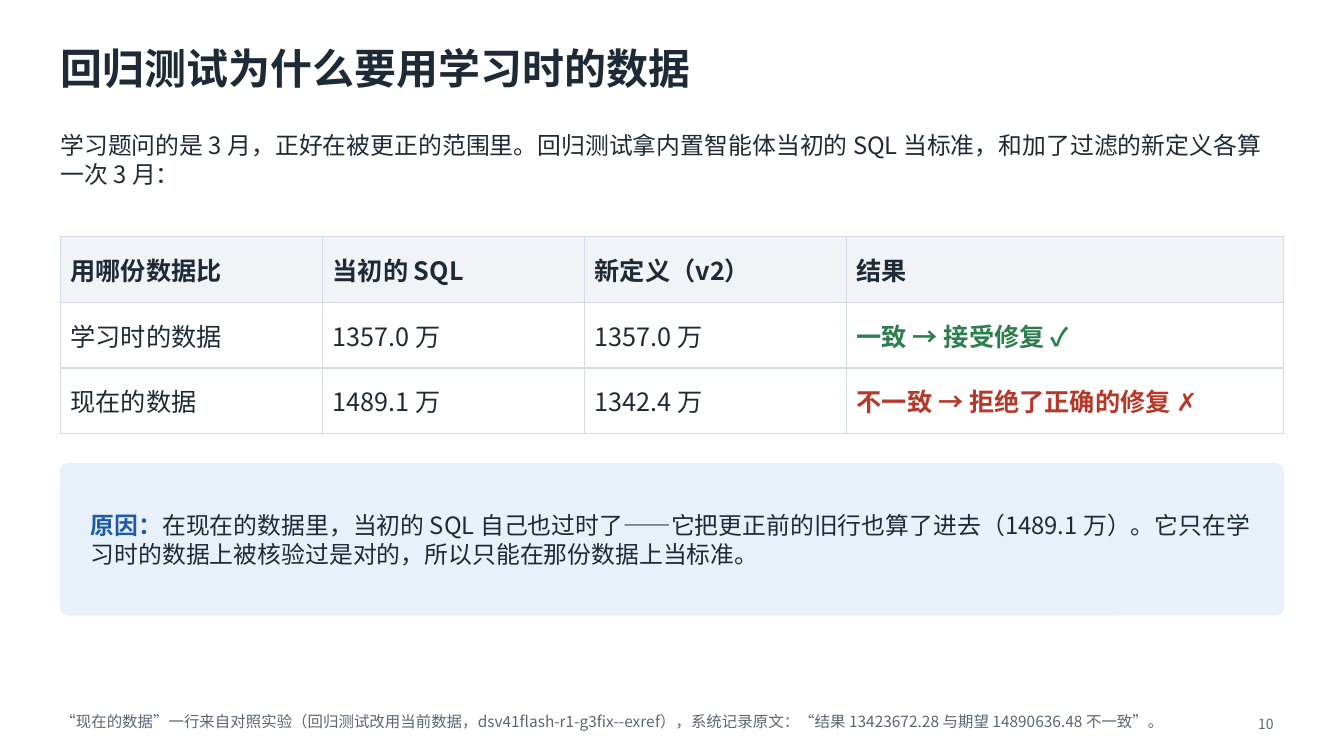
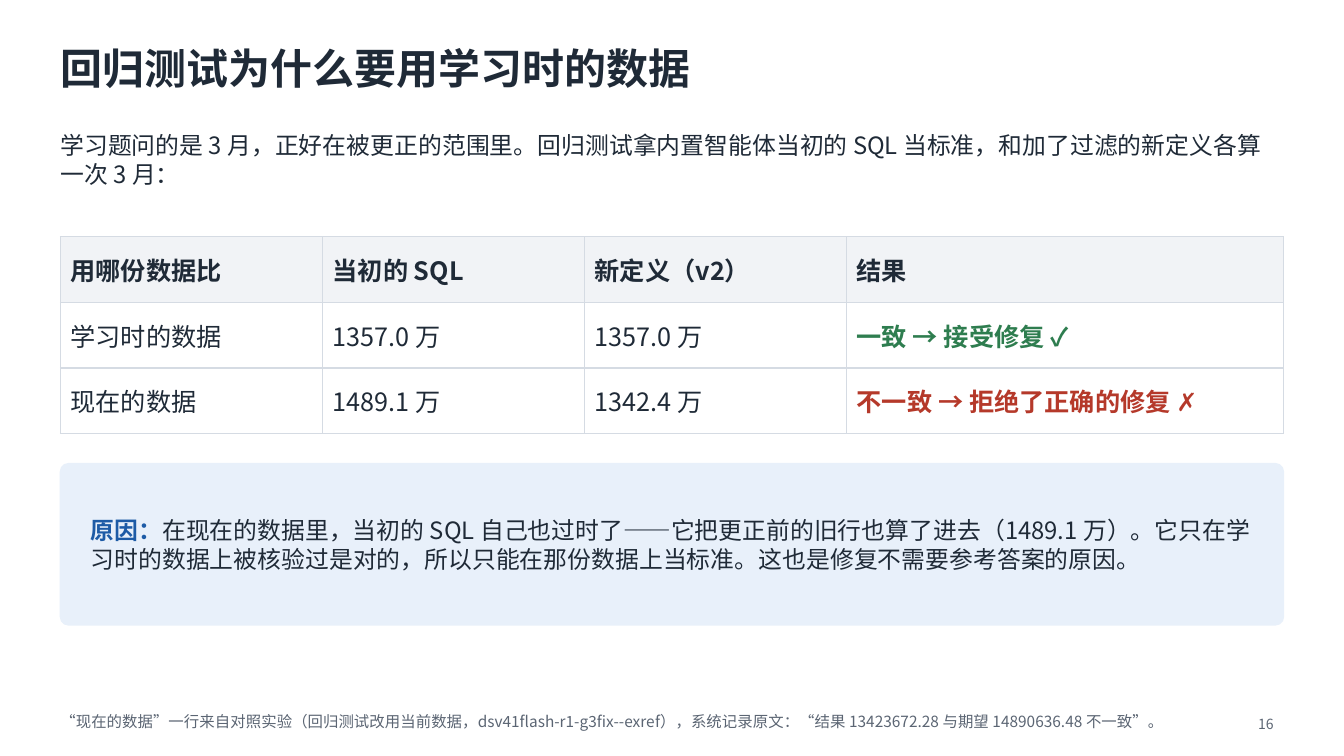
Before and after one commit to mmmttt000045/agent4db-adapter, a slide deck: slide 16 of docs/mavra-system.pptx (slide 10 before the commit). Drawn at 1344x756 pixels with LibreOffice and Linux fonts; fonts in the diff are those of the drawing. Boxes give left, top, right and bottom in pixels: in the first picture for what was removed or moved away, otherwise in the second. Text is boxed around its words. In the diff, an @@ line names an element or a change of style, - is before the commit and + after.

```diff
--- a/docs/mavra-system.pptx
+++ b/docs/mavra-system.pptx
@@ rounded rectangle resized from (x1=60, y1=464, x2=1284, y2=615) to (x1=60, y1=464, x2=1284, y2=625) @@
@@ rounded rectangle at (x1=60, y1=464, x2=1284, y2=625): proportions changed @@
@@ text at (x1=91, y1=518, x2=1250, y2=570): text changed @@
-原因：在现在的数据里，当初的 SQL 自己也过时了——它把更正前的旧行也算了进去（1489.1 万）。它只在学习时的数据上被核验过是对的，所以只能在那份数据上当标准。
+原因：在现在的数据里，当初的 SQL 自己也过时了——它把更正前的旧行也算了进去（1489.1 万）。它只在学习时的数据上被核验过是对的，所以只能在那份数据上当标准。这也是修复不需要参考答案的原因。
@@ page number at (x1=1258, y1=718, x2=1274, y2=729): text changed @@
-10
+16
```
Also in this commit, not shown: 5 other slides changed, 11 slides added, 4 slides removed, 6 other files.
